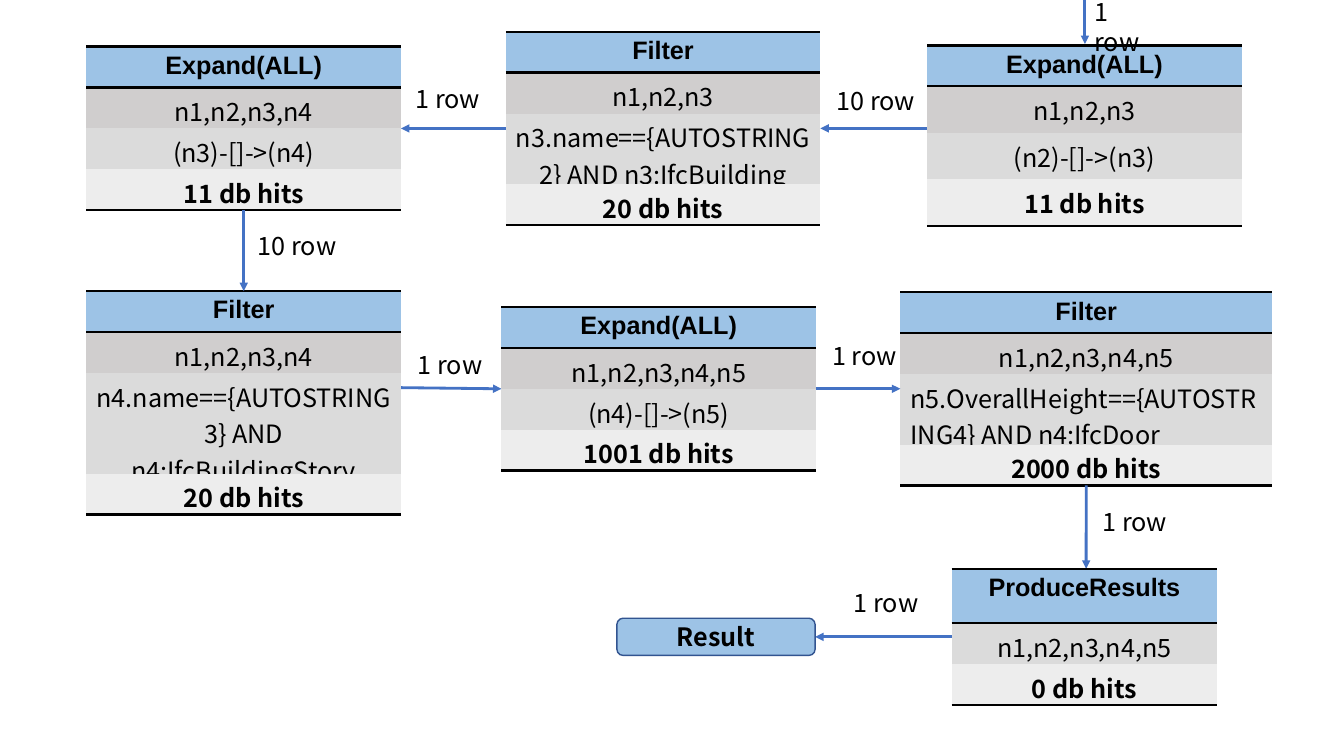
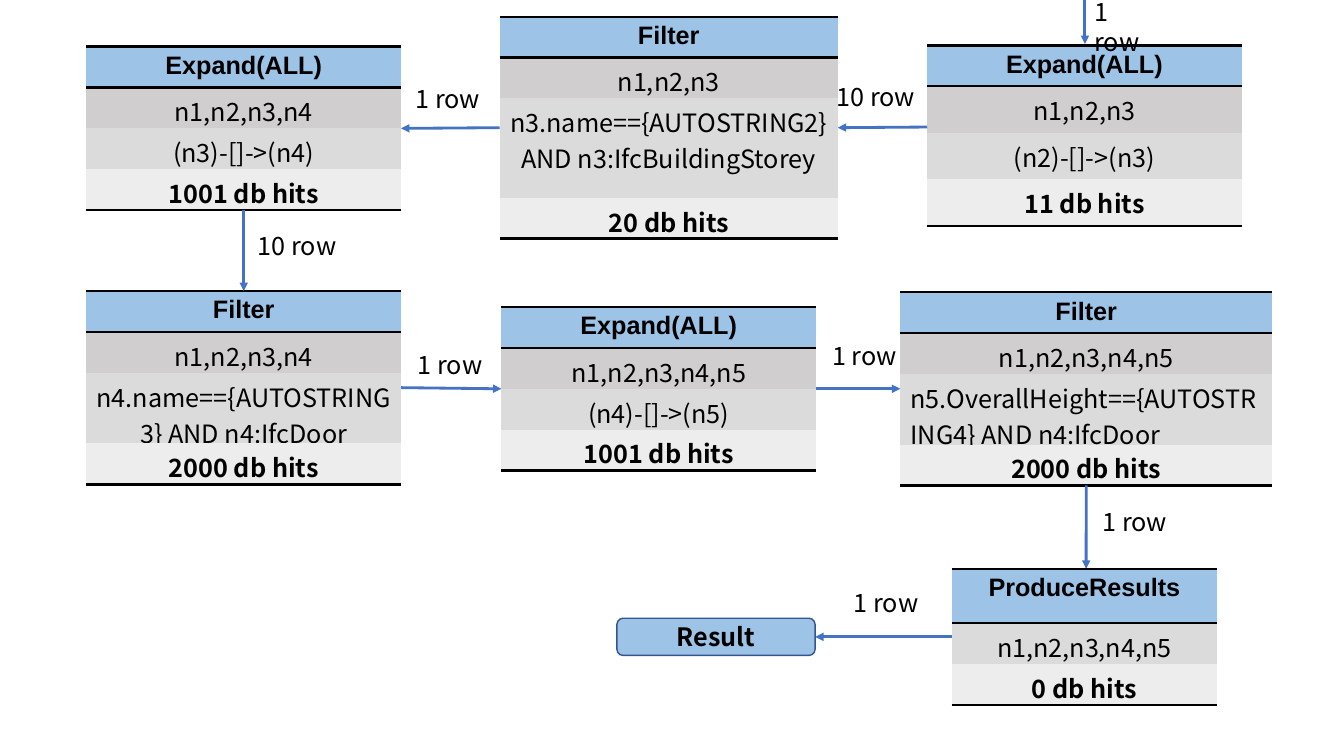
Before and after one commit to yayadi23/BIM, a slide deck: slide 8 of 毕业论文资料/毕业论文图.pptx. Drawn at 1344x756 pixels with LibreOffice and Linux fonts; fonts in the diff are those of the drawing. Boxes give left, top, right and bottom in pixels: in the first picture for what was removed or moved away, otherwise in the second. Text is boxed around its words. In the diff, an @@ line names an element or a change of style, - is before the commit and + after.

```diff
--- a/毕业论文资料/毕业论文图.pptx
+++ b/毕业论文资料/毕业论文图.pptx
@@ table at (x1=500, y1=17, x2=838, y2=242) @@
-row 3, column 1: n3.name=={AUTOSTRING2} AND n3:IfcBuilding
+row 3, column 1: n3.name=={AUTOSTRING2} AND n3:IfcBuildingStorey
@@ table resized from (x1=506, y1=32, x2=821, y2=226) to (x1=500, y1=17, x2=838, y2=242) @@
@@ table at (x1=87, y1=46, x2=401, y2=210) @@
-row 4, column 1: 11 db hits
+row 4, column 1: 1001 db hits
@@ text "10 row" rewrapped from (x1=837, y1=91, x2=915, y2=111) to (x1=836, y1=80, x2=915, y2=107) @@
@@ arrow moved from (506, 128) - (401, 128) to (500, 128) - (401, 128) @@
@@ arrow moved from (928, 128) - (821, 128) to (928, 127) - (838, 128) @@
@@ table at (x1=87, y1=291, x2=401, y2=485) @@
-row 3, column 1: n4.name=={AUTOSTRING3} AND n4:IfcBuildingStory
+row 3, column 1: n4.name=={AUTOSTRING3} AND n4:IfcDoor
-row 4, column 1: 20 db hits
+row 4, column 1: 2000 db hits
```
Also in this commit, not shown: 2 slides added, 4 other files.
